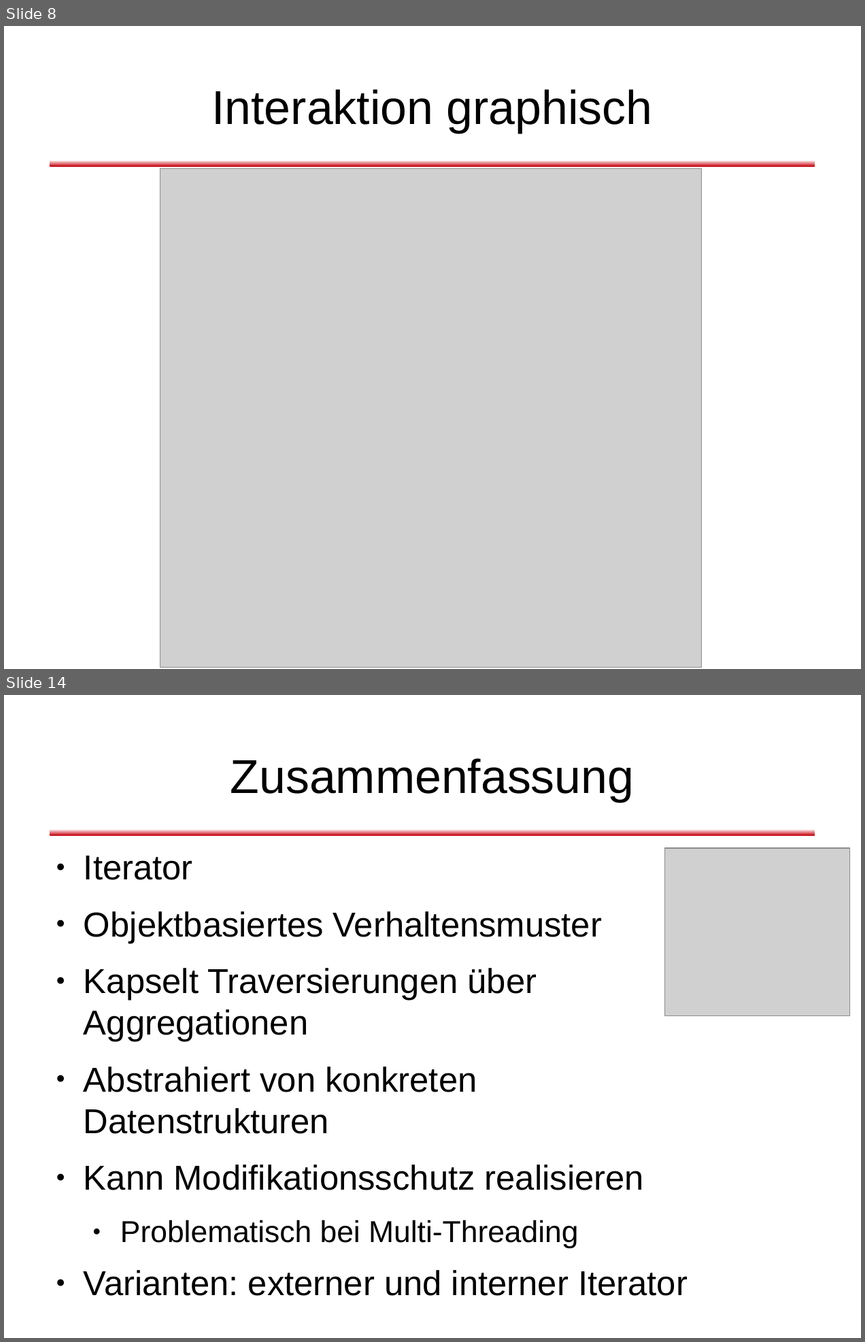
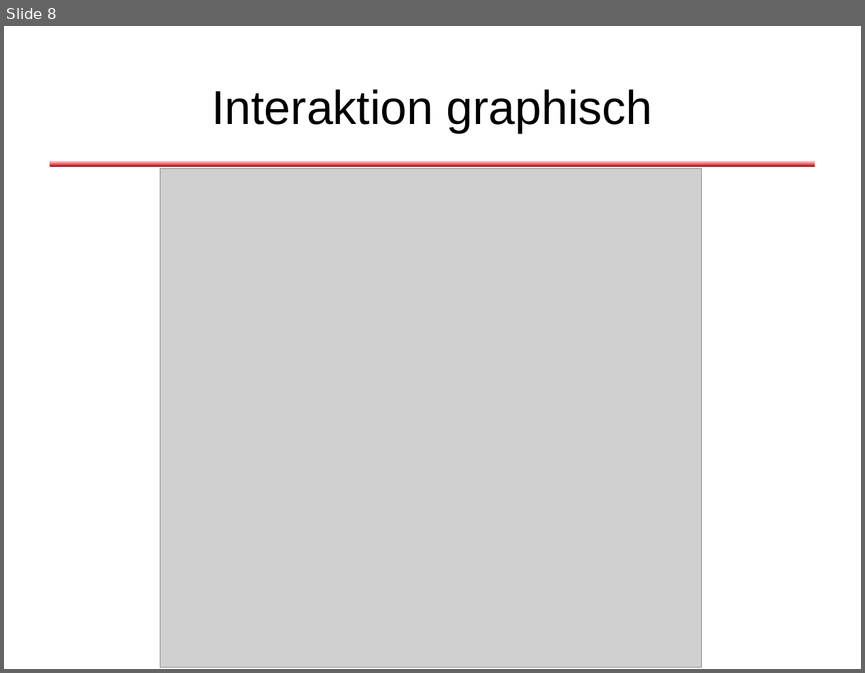
Before and after one commit to dlindner/vorlesung-se2-dhbw, a slide deck: added_2012/Entwurfsmuster - Beobachter.odp. Shown one above the other, each under a label of ours: slides 8 and 14 before the commit, slide 8 after it; the slides between them are not shown. The pictures are 865x1342 and 865x673 pixels, drawn with LibreOffice and Linux fonts; fonts in the diff are those of the drawing; grey boxes stand for pictures; background and template pictures are left out. Boxes give left, top, right and bottom in pixels: in the first picture for what was removed or moved away, otherwise in the second. Text is boxed around its words. In the diff, an @@ line names an element or a change of style, - is before the commit and + after.

```diff
--- a/added_2012/Entwurfsmuster - Beobachter.odp
+++ b/added_2012/Entwurfsmuster - Beobachter.odp
@@ slide 14 removed at bbox=[4, 695, 861, 1338], background #FFFFFF; not listed: 1 template element that a slide beside it also shows @@
@@ title removed at bbox=[230, 758, 634, 802] @@
-Zusammenfassung
@@ text removed at bbox=[84, 855, 687, 1295] @@
-● Iterator
-● Objektbasiertes Verhaltensmuster
-● Kapselt Traversierungen über
-  Aggregationen
-● Abstrahiert von konkreten
-  Datenstrukturen
-● Kann Modifikationsschutz realisieren
-  ● Problematisch bei Multi-Threading
-● Varianten: externer und interner Iterator
@@ picture removed at bbox=[665, 848, 849, 1016] @@
```
Also in this commit, not shown: 11 slides added, 5 other slides removed.
